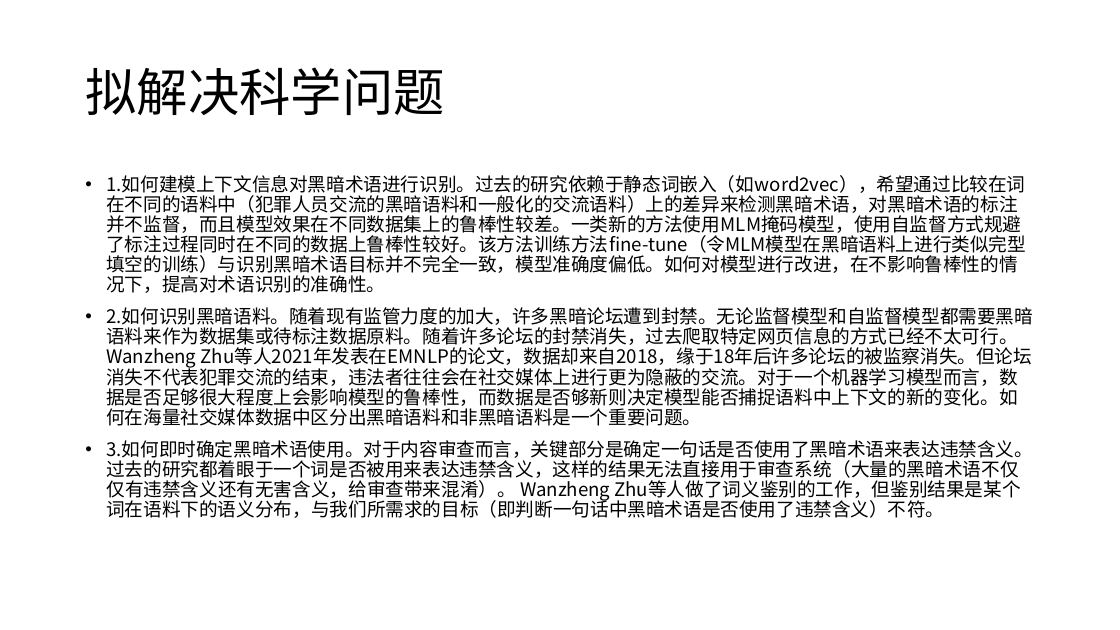
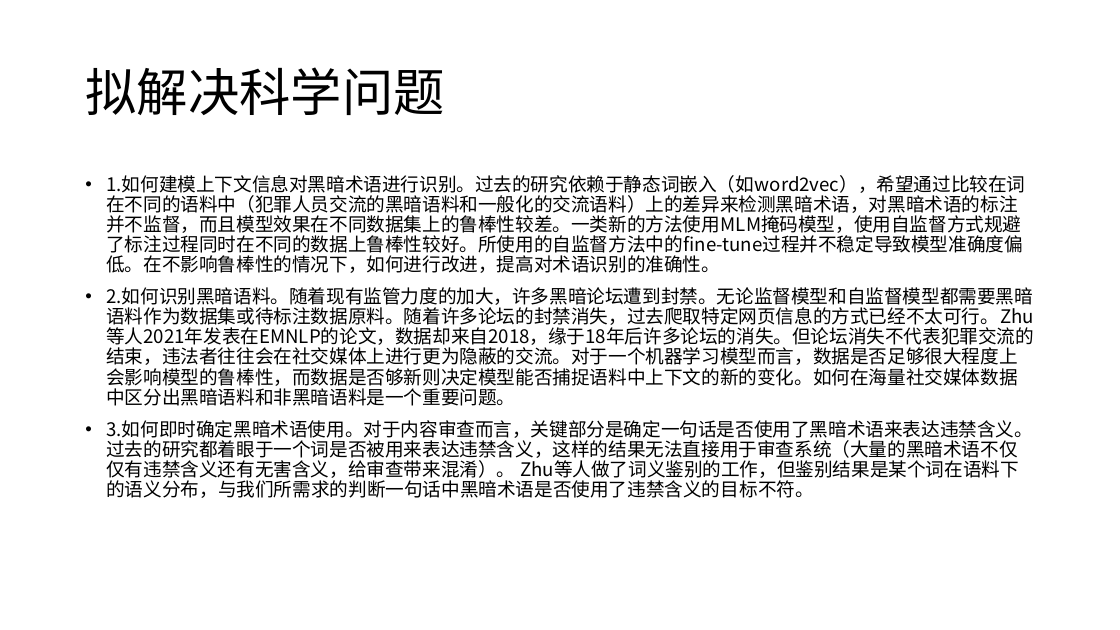
Before and after one commit to beardream98/gittest, a slide deck: slide 1 of nlp/毕业论文/委婉语检测/制图/新建 Microsoft PowerPoint 演示文稿.pptx. Drawn at 1120x630 pixels with LibreOffice and Linux fonts; fonts in the diff are those of the drawing. Boxes give left, top, right and bottom in pixels: in the first picture for what was removed or moved away, otherwise in the second. Text is boxed around its words. In the diff, an @@ line names an element or a change of style, - is before the commit and + after.

```diff
--- a/nlp/毕业论文/委婉语检测/制图/新建 Microsoft PowerPoint 演示文稿.pptx
+++ b/nlp/毕业论文/委婉语检测/制图/新建 Microsoft PowerPoint 演示文稿.pptx
@@ text at <box>106,175,1034,498</box>: text changed @@
-• 1.如何建模上下文信息对黑暗术语进行识别。过去的研究依赖于静态词嵌入（如word2vec），希望通过比较在词在不同的语料中（犯罪人员交流的黑暗语料和一般化的交流语料）上的差异来检测黑暗术语，对黑暗术语的标注并不监督，而且模型效果在不同数据集上的鲁棒性较差。一类新的方法使用MLM掩码模型，使用自监督方式规避了标注过程同时在不同的数据上鲁棒性较好。该方法训练方法fine-tune（令MLM模型在黑暗语料上进行类似完型填空的训练）与识别黑暗术语目标并不完全一致，模型准确度偏低。如何对模型进行改进，在不影响鲁棒性的情况下，提高对术语识别的准确性。
-• 2.如何识别黑暗语料。随着现有监管力度的加大，许多黑暗论坛遭到封禁。无论监督模型和自监督模型都需要黑暗语料来作为数据集或待标注数据原料。随着许多论坛的封禁消失，过去爬取特定网页信息的方式已经不太可行。Wanzheng Zhu等人2021年发表在EMNLP的论文，数据却来自2018，缘于18年后许多论坛的被监察消失。但论坛消失不代表犯罪交流的结束，违法者往往会在社交媒体上进行更为隐蔽的交流。对于一个机器学习模型而言，数据是否足够很大程度上会影响模型的鲁棒性，而数据是否够新则决定模型能否捕捉语料中上下文的新的变化。如何在海量社交媒体数据中区分出黑暗语料和非黑暗语料是一个重要问题。
-• 3.如何即时确定黑暗术语使用。对于内容审查而言，关键部分是确定一句话是否使用了黑暗术语来表达违禁含义。过去的研究都着眼于一个词是否被用来表达违禁含义，这样的结果无法直接用于审查系统（大量的黑暗术语不仅仅有违禁含义还有无害含义，给审查带来混淆）。 Wanzheng Zhu等人做了词义鉴别的工作，但鉴别结果是某个词在语料下的语义分布，与我们所需求的目标（即判断一句话中黑暗术语是否使用了违禁含义）不符。
+• 1.如何建模上下文信息对黑暗术语进行识别。过去的研究依赖于静态词嵌入（如word2vec），希望通过比较在词在不同的语料中（犯罪人员交流的黑暗语料和一般化的交流语料）上的差异来检测黑暗术语，对黑暗术语的标注并不监督，而且模型效果在不同数据集上的鲁棒性较差。一类新的方法使用MLM掩码模型，使用自监督方式规避了标注过程同时在不同的数据上鲁棒性较好。所使用的自监督方法中的fine-tune过程并不稳定导致模型准确度偏低。在不影响鲁棒性的情况下，如何进行改进，提高对术语识别的准确性。
+• 2.如何识别黑暗语料。随着现有监管力度的加大，许多黑暗论坛遭到封禁。无论监督模型和自监督模型都需要黑暗语料作为数据集或待标注数据原料。随着许多论坛的封禁消失，过去爬取特定网页信息的方式已经不太可行。Zhu等人2021年发表在EMNLP的论文，数据却来自2018，缘于18年后许多论坛的消失。但论坛消失不代表犯罪交流的结束，违法者往往会在社交媒体上进行更为隐蔽的交流。对于一个机器学习模型而言，数据是否足够很大程度上会影响模型的鲁棒性，而数据是否够新则决定模型能否捕捉语料中上下文的新的变化。如何在海量社交媒体数据中区分出黑暗语料和非黑暗语料是一个重要问题。
+• 3.如何即时确定黑暗术语使用。对于内容审查而言，关键部分是确定一句话是否使用了黑暗术语来表达违禁含义。过去的研究都着眼于一个词是否被用来表达违禁含义，这样的结果无法直接用于审查系统（大量的黑暗术语不仅仅有违禁含义还有无害含义，给审查带来混淆）。 Zhu等人做了词义鉴别的工作，但鉴别结果是某个词在语料下的语义分布，与我们所需求的判断一句话中黑暗术语是否使用了违禁含义的目标不符。
```
Also in this commit, not shown: 2 other slides changed, 1 slide added, 38 other files.
